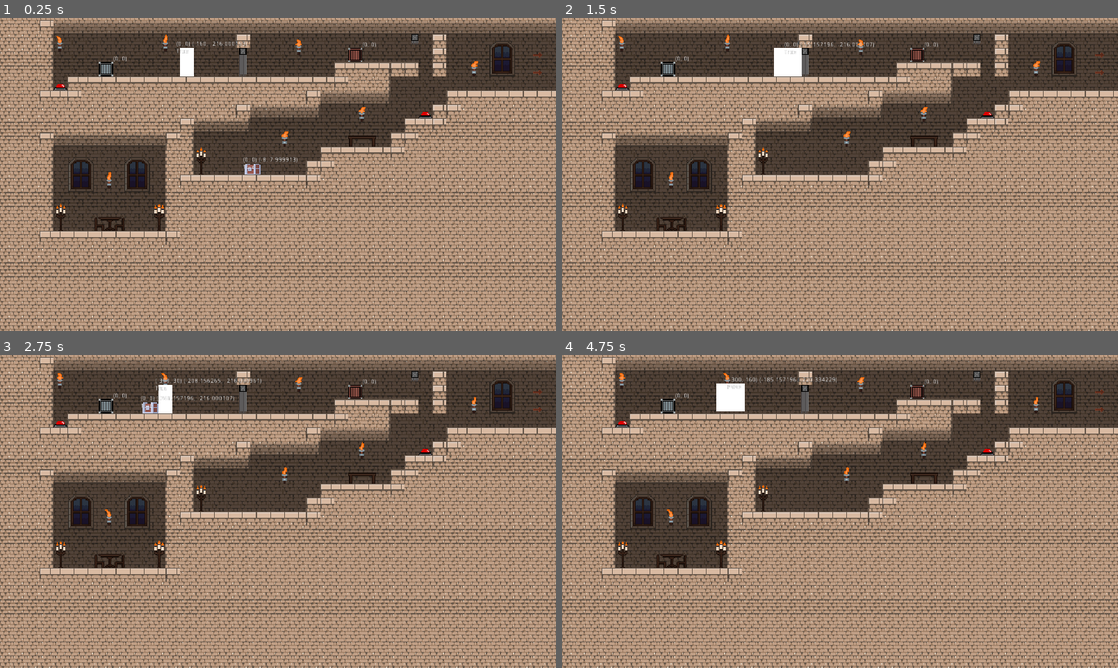
Above: before the commit, frames 1-4 (two rows, left to right).
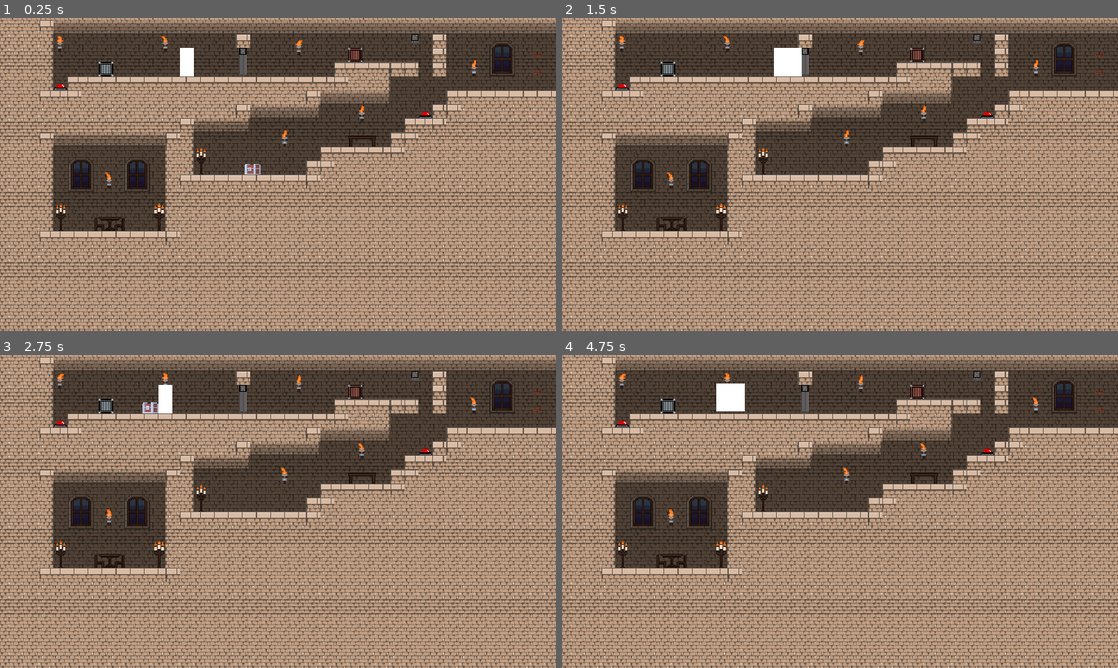
Above: after the commit, the same moments.

Repository: FireSquid6/Poltergeist-Heist
Game: Godot game, scene res://scenes/level_0.tscn
Two runs of this game, one before a commit and one after it. Both use one fixed random seed, a clock stepped at 60 frames per second and the inputs below.
Inputs:
- Up to frame 1 (0.25 s): no input
- Up to frame 2 (1.5 s): hold Right (plr_right) from 0.53 s (still down); tap X (plr_merge) at 0.6 s; tap Up (plr_jump) at 0.77 s; tap Z (plr_switch) at 1.35 s
- Up to frame 3 (2.75 s): tap Up (plr_jump) at 1.52 s; release Right (plr_right) at 2.03 s; hold Left (plr_left) from 2.03 s (still down); tap X (plr_merge) at 2.1 s
- Up to frame 4 (4.75 s): release Left (plr_left) at 2.78 s; hold Right (plr_right) 2.78-4.28 s; tap Z (plr_switch) at 2.85, 4.35 s; tap Up (plr_jump) at 3.02, 3.77, 4.52 s; tap X (plr_merge) at 3.6 s; hold Left (plr_left) from 4.28 s (still down)

The runs differ from the first frame. In frame 1, 0.2% of the frame differs, in the area x 10-86%, y 5-60%; in frame 2, 0.2%; in frame 3, 0.3%; in frame 4, 0.3%.

Commit message:
add export 0.0.2

Diff:
--- a/src/instances/level_entities/crate/crate.tscn
+++ b/src/instances/level_entities/crate/crate.tscn
@@ -31,6 +31,7 @@
 shape = SubResource( 1 )
 
 [node name="Label" type="Label" parent="."]
+visible = false
 margin_top = -46.0
 margin_right = 40.0
 margin_bottom = -32.0
--- a/src/instances/players/combined/combined.tscn
+++ b/src/instances/players/combined/combined.tscn
@@ -27,6 +27,7 @@
 one_shot = true
 
 [node name="Label" type="Label" parent="."]
+visible = false
 margin_left = -40.0
 margin_top = -78.0
 margin_bottom = -64.0
--- a/src/instances/players/lanky/player.tscn
+++ b/src/instances/players/lanky/player.tscn
@@ -29,6 +29,7 @@
 one_shot = true
 
 [node name="Label" type="Label" parent="."]
+visible = false
 margin_left = -40.0
 margin_top = -80.0
 margin_bottom = -66.0
--- a/src/instances/players/stubby/stubby.tscn
+++ b/src/instances/players/stubby/stubby.tscn
@@ -45,6 +45,7 @@
 one_shot = true
 
 [node name="Label" type="Label" parent="."]
+visible = false
 margin_left = -40.0
 margin_top = -40.0
 margin_bottom = -26.0
--- a/src/scenes/level_0.tscn
+++ b/src/scenes/level_0.tscn
@@ -63,40 +63,38 @@
 
 [node name="Candelebra" parent="Decoration" index="6" instance=ExtResource( 3 )]
 position = Vector2( -272, 96 )
+frame = 0
 
 [node name="Candelebra3" parent="Decoration" index="7" instance=ExtResource( 3 )]
 position = Vector2( -176, -32 )
-frame = 0
 
 [node name="Candelebra2" parent="Decoration" index="8" instance=ExtResource( 3 )]
 position = Vector2( -496, 96 )
-frame = 0
 
 [node name="Torch" parent="Decoration" index="9" instance=ExtResource( 9 )]
 position = Vector2( -384, 0 )
+frame = 0
 
 [node name="Torch2" parent="Decoration" index="10" instance=ExtResource( 9 )]
 position = Vector2( 16, -96 )
-frame = 2
 
 [node name="Torch3" parent="Decoration" index="11" instance=ExtResource( 9 )]
 position = Vector2( 192, -152 )
-frame = 2
 
 [node name="Torch4" parent="Decoration" index="12" instance=ExtResource( 9 )]
 position = Vector2( 448, -256 )
-frame = 2
 
 [node name="Torch5" parent="Decoration" index="13" instance=ExtResource( 9 )]
 position = Vector2( 48, -304 )
-frame = 1
+frame = 2
 
 [node name="Torch6" parent="Decoration" index="14" instance=ExtResource( 9 )]
 position = Vector2( -496, -312 )
-frame = 0
+frame = 1
 
 [node name="Torch7" parent="Decoration" index="15" instance=ExtResource( 9 )]
 position = Vector2( -256, -312 )
+frame = 0
 
 [node name="Bench" parent="Decoration" index="16" instance=ExtResource( 12 )]
 position = Vector2( 192, -80 )
Not shown, changed: src/export_presets.cfg
Not shown, added: exports/v0.0.2/index.apple-touch-icon.png
Not shown, added: exports/v0.0.2/index.audio.worklet.js
Not shown, added: exports/v0.0.2/index.html
Not shown, added: exports/v0.0.2/index.icon.png
Not shown, added: exports/v0.0.2/index.js
Not shown, added: exports/v0.0.2/index.pck
Not shown, added: exports/v0.0.2/index.png
Not shown, added: exports/v0.0.2/index.wasm
